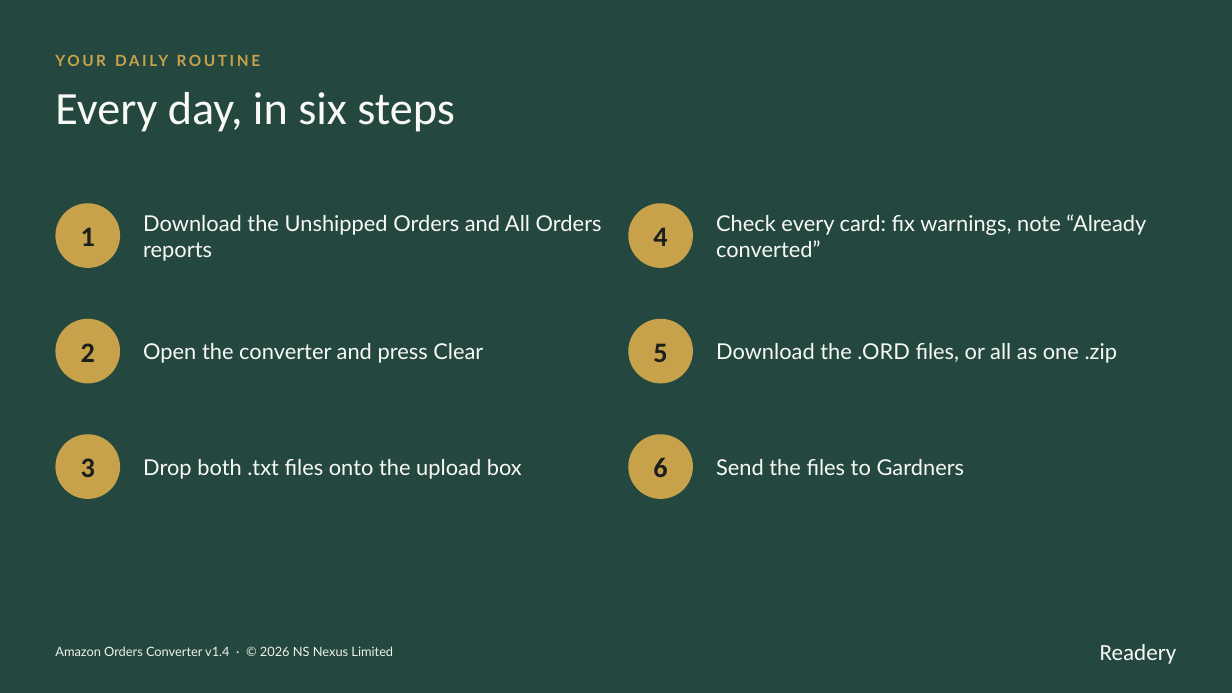
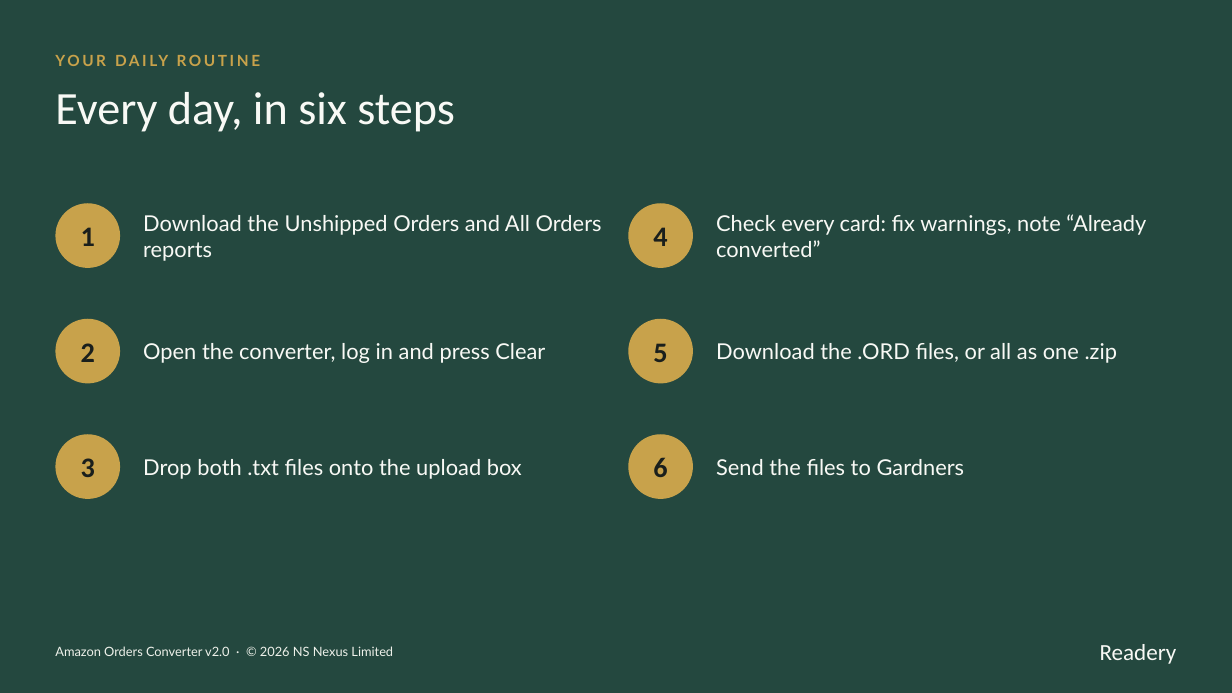
Before and after one commit to rado-penov/readery, a slide deck: slide 18 of orderconverter/Amazon-Orders-Converter-User-Manual.pptx (slide 14 before the commit). Drawn at 1232x693 pixels with LibreOffice and Linux fonts; fonts in the diff are those of the drawing. Boxes give left, top, right and bottom in pixels: in the first picture for what was removed or moved away, otherwise in the second. Text is boxed around its words. In the diff, an @@ line names an element or a change of style, - is before the commit and + after.

```diff
--- a/orderconverter/Amazon-Orders-Converter-User-Manual.pptx
+++ b/orderconverter/Amazon-Orders-Converter-User-Manual.pptx
@@ text at (143, 343, 545, 363): text changed @@
-Open the converter and press Clear
+Open the converter, log in and press Clear
@@ text at (55, 646, 393, 656): text changed @@
-Amazon Orders Converter v1.4 · © 2026 NS Nexus Limited
+Amazon Orders Converter v2.0 · © 2026 NS Nexus Limited
```
Also in this commit, not shown: 13 other slides changed, 4 slides added, 7 other files.
